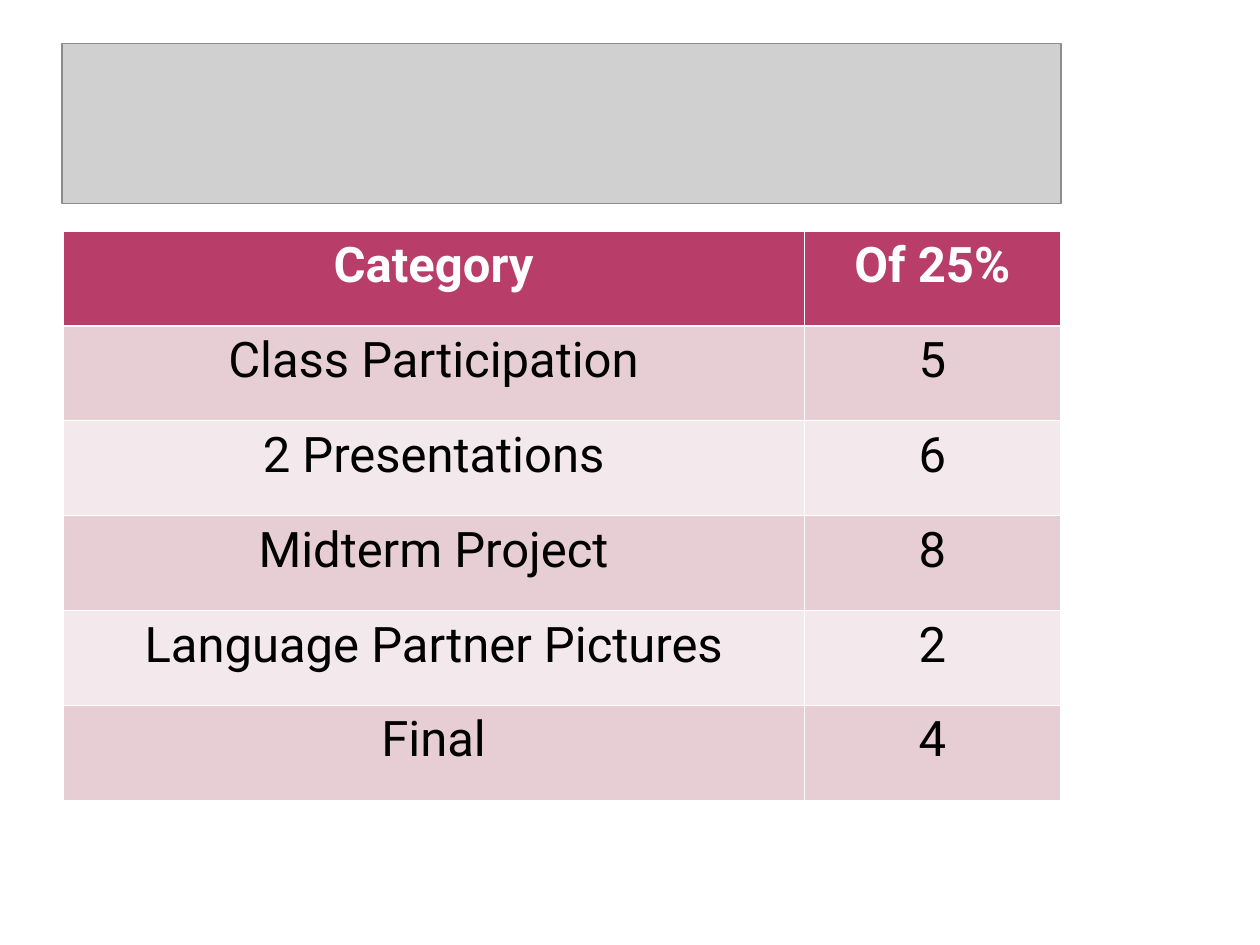
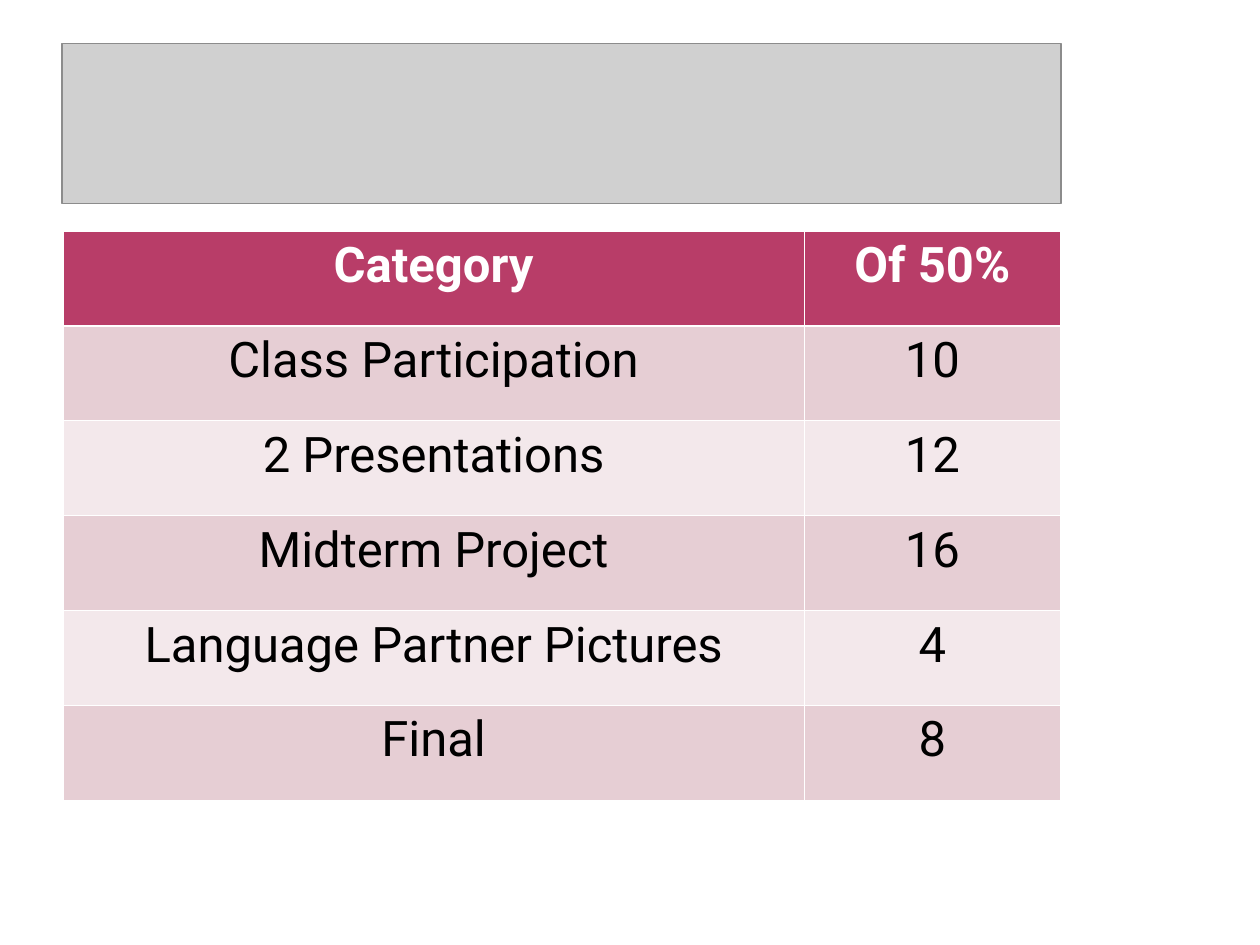
Before and after one commit to soniawmeyer/soniameyer-beihang-students-website, a slide deck: slide 11 of resources/Week1-Spring14LS_Introduction-Syllabus_Grad.ppt. Drawn at 1260x945 pixels with LibreOffice and Linux fonts; fonts in the diff are those of the drawing; grey boxes stand for pictures; background and template pictures are left out. Boxes give left, top, right and bottom in pixels: in the first picture for what was removed or moved away, otherwise in the second. Text is boxed around its words. In the diff, an @@ line names an element or a change of style, - is before the commit and + after.

```diff
--- a/resources/Week1-Spring14LS_Introduction-Syllabus_Grad.ppt
+++ b/resources/Week1-Spring14LS_Introduction-Syllabus_Grad.ppt
@@ table at box(63, 231, 1060, 800) @@
-row 1, column 2: Of 25%
+row 1, column 2: Of 50%
-row 2, column 2: 5
+row 2, column 2: 10
-row 3, column 2: 6
+row 3, column 2: 12
-row 4, column 2: 8
+row 4, column 2: 16
-row 5, column 2: 2
+row 5, column 2: 4
-row 6, column 2: 4
+row 6, column 2: 8
```
Also in this commit, not shown: 1 other slide changed.
